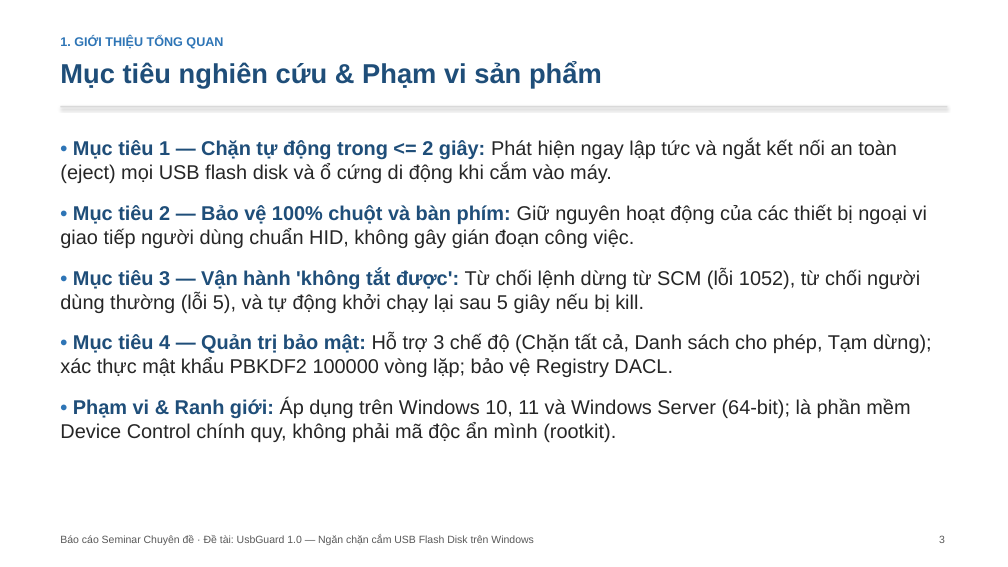
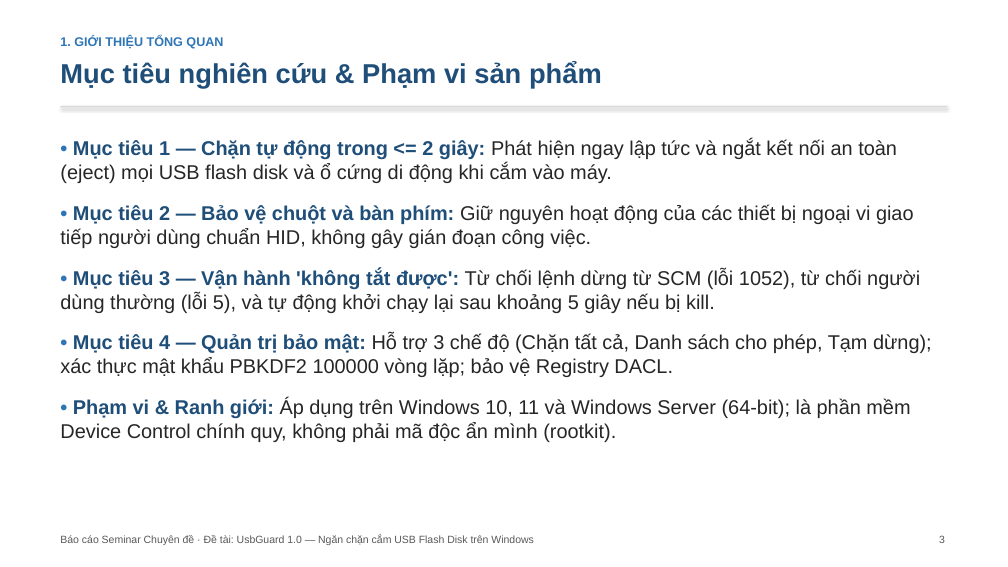
Before and after one commit to hungphamwp/usbguard, a slide deck: slide 3 of slide/SLIDE-UsbGuard.pptx. Drawn at 1008x567 pixels with LibreOffice and Linux fonts; fonts in the diff are those of the drawing. Boxes give left, top, right and bottom in pixels: in the first picture for what was removed or moved away, otherwise in the second. Text is boxed around its words. In the diff, an @@ line names an element or a change of style, - is before the commit and + after.

```diff
--- a/slide/SLIDE-UsbGuard.pptx
+++ b/slide/SLIDE-UsbGuard.pptx
@@ text at [60,205,920,313]: text changed @@
-• Mục tiêu 2 — Bảo vệ 100% chuột và bàn phím: Giữ nguyên hoạt động của các thiết bị ngoại vi giao tiếp người dùng chuẩn HID, không gây gián đoạn công việc.
-• Mục tiêu 3 — Vận hành 'không tắt được': Từ chối lệnh dừng từ SCM (lỗi 1052), từ chối người dùng thường (lỗi 5), và tự động khởi chạy lại sau 5 giây nếu bị kill.
+• Mục tiêu 2 — Bảo vệ chuột và bàn phím: Giữ nguyên hoạt động của các thiết bị ngoại vi giao tiếp người dùng chuẩn HID, không gây gián đoạn công việc.
+• Mục tiêu 3 — Vận hành 'không tắt được': Từ chối lệnh dừng từ SCM (lỗi 1052), từ chối người dùng thường (lỗi 5), và tự động khởi chạy lại sau khoảng 5 giây nếu bị kill.
```
Also in this commit, not shown: 14 other slides changed, 11 other files.
